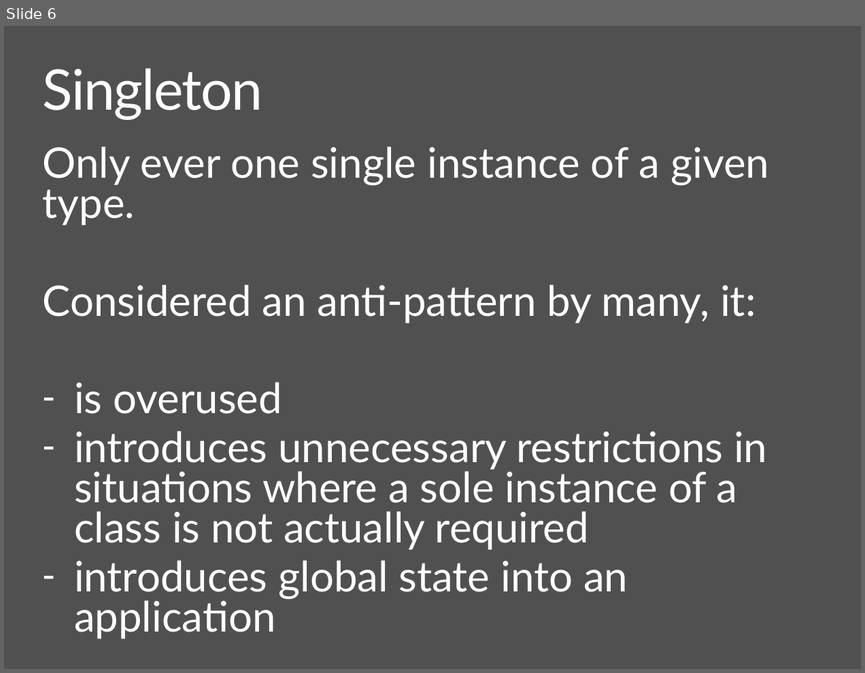
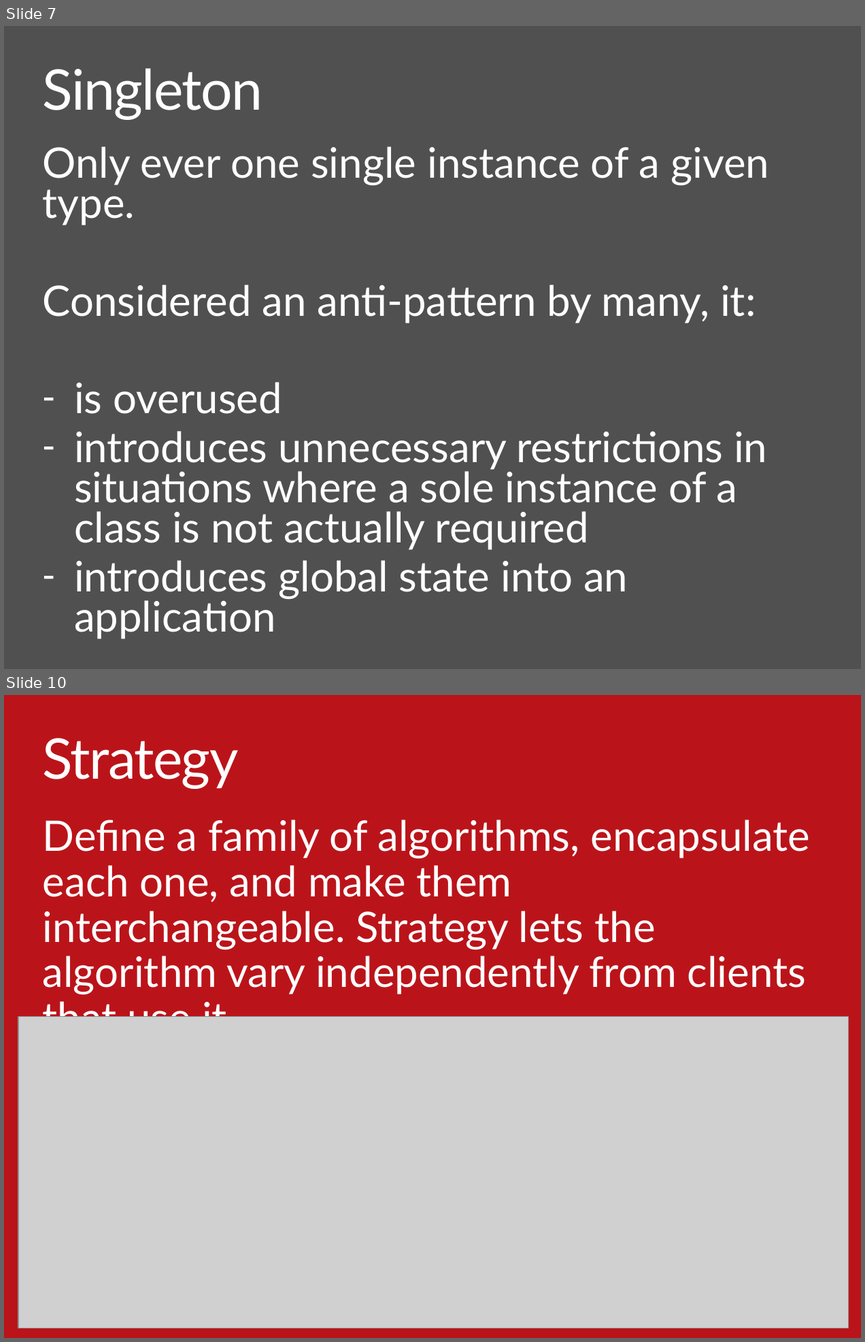
Before and after one commit to ondfisk/BDSA2016, a slide deck: Slides/Lecture07.pptx. Shown one above the other, each under a label of ours: slide 6 before the commit, slides 7 and 10 after it; the slides between them are not shown. The pictures are 865x673 and 865x1342 pixels, drawn with LibreOffice and Linux fonts; fonts in the diff are those of the drawing; grey boxes stand for pictures. Boxes give left, top, right and bottom in pixels: in the first picture for what was removed or moved away, otherwise in the second. Text is boxed around its words. In the diff, an @@ line names an element or a change of style, - is before the commit and + after.

```diff
--- a/Slides/Lecture07.pptx
+++ b/Slides/Lecture07.pptx
@@ slide 10 added at (4, 695, 861, 1338), background #BA141A @@
@@ text added at (43, 738, 239, 789), 48 pt, text #FFFFFF @@
+Strategy
@@ text added at (43, 819, 810, 1017), 36 pt, text #FFFFFF @@
+Define a family of algorithms, encapsulate each one, and make them interchangeable. Strategy lets the algorithm vary independently from clients that use it.
@@ picture added at (18, 1016, 848, 1327) @@
@@ what was slide 6 is now slide 7 @@
```
Also in this commit, not shown: 5 slides changed, 2 other slides added, 20 other files.
